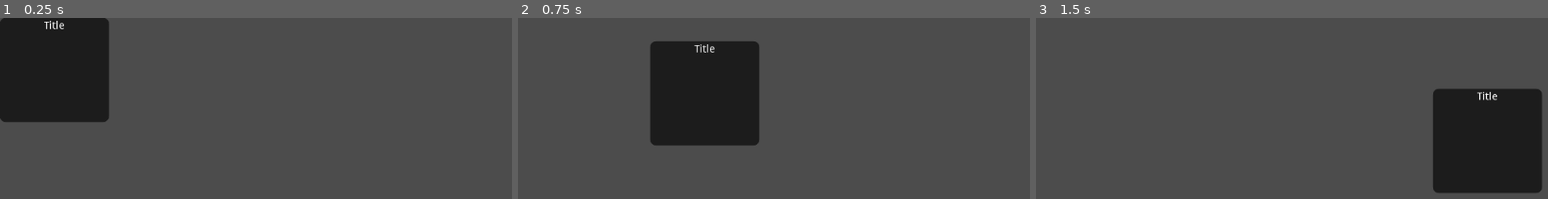
Above: before the commit, frames 1-3 (left to right).
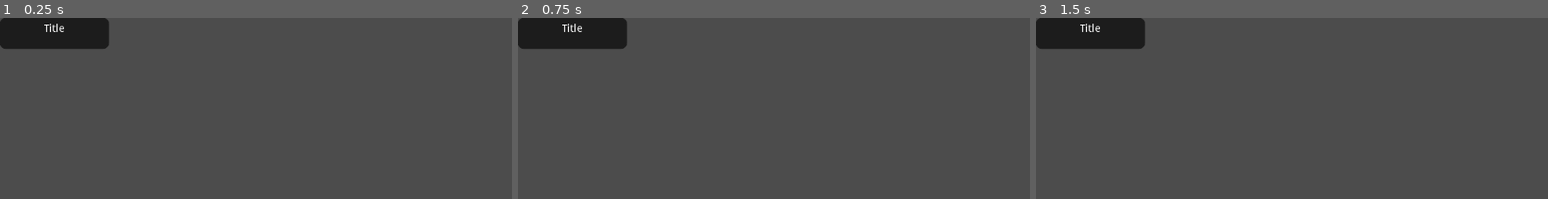
Above: after the commit, the same moments.

Repository: Zylann/godot_texture_generator
Game: Godot game, scene res://graph_view_node.tscn
The game is run twice, just before and just after one commit, with the same random seed, the same clock (stepped at 60 frames per second) and the same inputs. This scene is started directly instead of the project's main scene.
Inputs (mouse positions are in pixels of both pictures, inside the frame that each line leads up to):
- Up to frame 1 (0.25 s): no input
- Up to frame 2 (0.75 s): tap Enter at 0.5 s; drag from (574, 70) to (968, 141) at 0.52 s
- Up to frame 3 (1.5 s): tap Space at 1.25 s; drag from (outside the picture) to (outside the picture) at 1.27 s

The runs differ from the first frame. In frame 1, 8.7% of the frame differs, in the area x 0-22%, y 1-58%; in frame 2, 16%; in frame 3, 16%, in the area x 0-99%, y 0-97%.

Commit message:
Fix node dimensions and improve slot style

Diff:
--- a/graph_view.gd
+++ b/graph_view.gd
@@ -220,7 +220,10 @@
 	var pre = Vector2(40, 0)
 	var p1 = from + pre
 	var p2 = to - pre
-	draw_polyline(PoolVector2Array([from, p1, p2, to]), Color(1, 1, 0, 0.6), 3)
+	var color = Color(1, 1, 0, 0.6)
+	draw_polyline(PoolVector2Array([from, p1, p2, to]), color, 3)
+	draw_circle(from, 4, color)
+	draw_circle(to, 4, color)
 
 
 func _on_node_moved():
--- a/graph_view_node.gd
+++ b/graph_view_node.gd
@@ -7,8 +7,7 @@
 signal connection_drag_stopped(from_item)
 signal moved
 
-onready var _container = get_node("VBoxContainer")
-
+var _container : Container = null
 var _title: Label = null
 var _id: int = -1
 var _inputs = []
@@ -21,6 +20,8 @@
 func _gather_nodes():
 	if _title == null:
 		_title = get_node("VBoxContainer/Label")
+	if _container == null:
+		_container = get_node("VBoxContainer")
 
 
 func _ready():
@@ -78,6 +79,8 @@
 
 func add_item(mode: int, label_text: String) -> Control:
 
+	_gather_nodes()
+
 	var item = ItemScene.instance()
 	item.set_mode(mode)
 	item.set_label_text(label_text)
@@ -123,3 +126,11 @@
 		if _pressed:
 			rect_position += event.relative
 			emit_signal("moved")
+
+
+func _get_minimum_size():
+	_gather_nodes()
+	var minsize = _container.get_combined_minimum_size()
+	minsize.x += _container.margin_left * 2
+	minsize.y += _container.margin_top * 2
+	return minsize
--- a/graph_view_node.tscn
+++ b/graph_view_node.tscn
@@ -1,30 +1,21 @@
 [gd_scene load_steps=3 format=2]
 
-[ext_resource path="res://graph_view_node.gd" type="Script" id=1]
-
-[sub_resource type="StyleBoxFlat" id=1]
-bg_color = Color( 0, 0, 0, 0.627451 )
-corner_radius_top_left = 8
-corner_radius_top_right = 8
-corner_radius_bottom_right = 8
-corner_radius_bottom_left = 8
+[ext_resource path="res://node_stylebox.tres" type="StyleBox" id=1]
+[ext_resource path="res://graph_view_node.gd" type="Script" id=2]
 
 [node name="GraphViewNode" type="Panel"]
 margin_right = 148.0
-margin_bottom = 142.0
-custom_styles/panel = SubResource( 1 )
-script = ExtResource( 1 )
+margin_bottom = 42.0
+custom_styles/panel = ExtResource( 1 )
+script = ExtResource( 2 )
 
 [node name="VBoxContainer" type="VBoxContainer" parent="."]
 anchor_right = 1.0
-anchor_bottom = 1.0
-margin_left = 4.0
-margin_top = 4.0
-margin_right = -4.0
-margin_bottom = -4.0
+margin_top = 8.0
+margin_bottom = 18.0
 
 [node name="Label" type="Label" parent="VBoxContainer"]
-margin_right = 140.0
+margin_right = 148.0
 margin_bottom = 14.0
 text = "Title"
 align = 1
--- a/graph_view_node_item.tscn
+++ b/graph_view_node_item.tscn
@@ -1,6 +1,8 @@
-[gd_scene load_steps=2 format=2]
+[gd_scene load_steps=4 format=2]
 
 [ext_resource path="res://graph_view_node_item.gd" type="Script" id=1]
+[ext_resource path="res://slot_left_stylebox.tres" type="StyleBox" id=2]
+[ext_resource path="res://slot_right_stylebox.tres" type="StyleBox" id=3]
 
 [node name="GraphViewNodeItem" type="HBoxContainer"]
 anchor_right = 1.0
@@ -11,11 +13,11 @@
 margin_bottom = -453.0
 script = ExtResource( 1 )
 
-[node name="InputSlot" type="ColorRect" parent="."]
+[node name="InputSlot" type="Panel" parent="."]
 margin_right = 24.0
 margin_bottom = 24.0
 rect_min_size = Vector2( 24, 24 )
-color = Color( 1, 1, 1, 0.25098 )
+custom_styles/panel = ExtResource( 2 )
 
 [node name="Label" type="Label" parent="."]
 visible = false
@@ -24,11 +26,11 @@
 margin_right = 28.0
 margin_bottom = 19.0
 
-[node name="OutputSlot" type="ColorRect" parent="."]
+[node name="OutputSlot" type="Panel" parent="."]
 margin_left = 28.0
 margin_right = 52.0
 margin_bottom = 24.0
 rect_min_size = Vector2( 24, 24 )
-color = Color( 1, 1, 1, 0.25098 )
+custom_styles/panel = ExtResource( 3 )
 [connection signal="gui_input" from="InputSlot" to="." method="_on_InputSlot_gui_input"]
 [connection signal="gui_input" from="OutputSlot" to="." method="_on_OutputSlot_gui_input"]
--- /dev/null
+++ b/node_stylebox.tres
@@ -0,0 +1,8 @@
+[gd_resource type="StyleBoxFlat" format=2]
+
+[resource]
+bg_color = Color( 0, 0, 0, 0.627451 )
+corner_radius_top_left = 8
+corner_radius_top_right = 8
+corner_radius_bottom_right = 8
+corner_radius_bottom_left = 8
--- /dev/null
+++ b/slot_left_stylebox.tres
@@ -0,0 +1,6 @@
+[gd_resource type="StyleBoxFlat" format=2]
+
+[resource]
+bg_color = Color( 0.6, 0.6, 0.6, 0.25098 )
+corner_radius_top_right = 10
+corner_radius_bottom_right = 10
--- /dev/null
+++ b/slot_right_stylebox.tres
@@ -0,0 +1,6 @@
+[gd_resource type="StyleBoxFlat" format=2]
+
+[resource]
+bg_color = Color( 0.6, 0.6, 0.6, 0.25098 )
+corner_radius_top_left = 10
+corner_radius_bottom_left = 10
